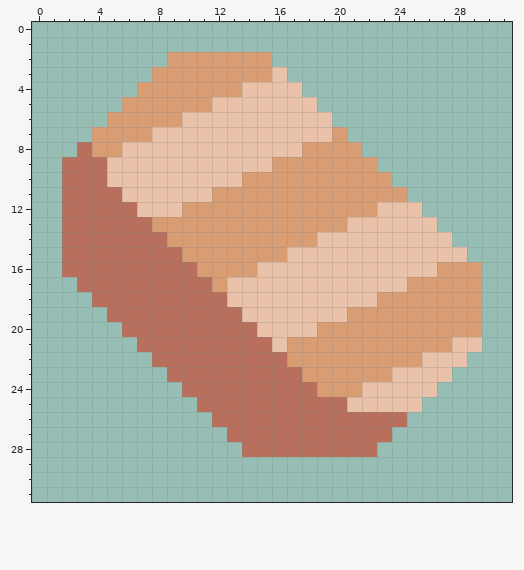
Two versions of one pixel-art sprite, sprites/items/coppa.png. The first picture shows the starting point.
The file is 32x32 pixels.
And afterwards:
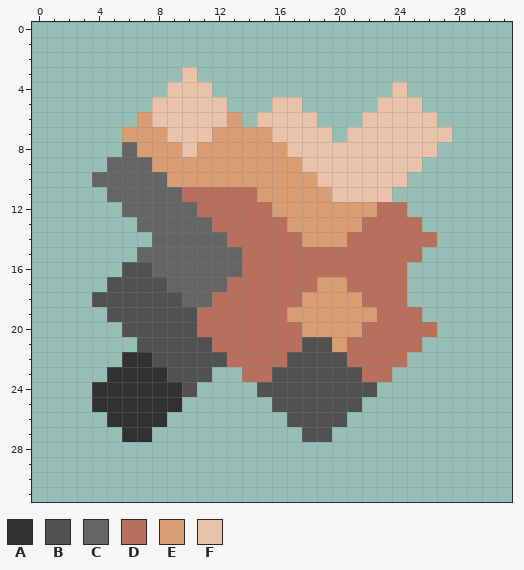
Palette (. is transparent): A #313131  B #515151  C #656565  D #b8705c  E #d99d73  F #eac2a9
What changed:
Changed rows in their new state; - is an unchanged pixel.
first column x 2:
 2 -------.......--------------
 3 ------..F......-------------
 4 -----..FFF......------F-----
 5 ----..FFFF-...--.----FFF----
 6 ---..-FF---E.----.--FFFFF---
 7 --..--E---EEEE----.FFFFFFF--
 8 -...CEEE-EEEEEE-FFFFFFFFF---
 9 ...CCCEEEEEEEE--FFFFFFFF----
10 ..CCCCCEEEEE-----FFFFFF-----
11 ...CCCCCDDDDD-----FFFF.-----
12 ....CCCCCDDDDD-------DD.----
13 .....CCCCCDDDDD----EDDDD.---
14 ......CCCCCDDDDD-EEDDDDDD.--
15 .....CCCCCCCDDDDDDDDDDDD...-
16 ....BBCCCCCCDDDDDDDDDDD.....
17 -..BBBBCCCCDDDDDDEEDDDD.....
18 --BBBBBBCC-DDDDDEEEEDDD.....
19 ---BBBBBB---DDDEEEE--DDD....
20 ----BBBBB----DDDE---DDDDD...
21 -----BBBBB----DDBB-DDDDD....
22 ----AABBBBB----BBBBDDDD....-
23 ---AAAABBB..--BBBBBBDD....--
24 --AAAAAAB....BBBBBBBB....---
25 --AAAAAA-.....BBBBBB....----
26 ---AAAA---.....BBBB....-----
27 ----AA-----.....BB....------
28 ------------.........-------
Where, in picture pixels (left, top, right, bottom), the same in both pictures:
changed: (62, 52, 482, 457)
